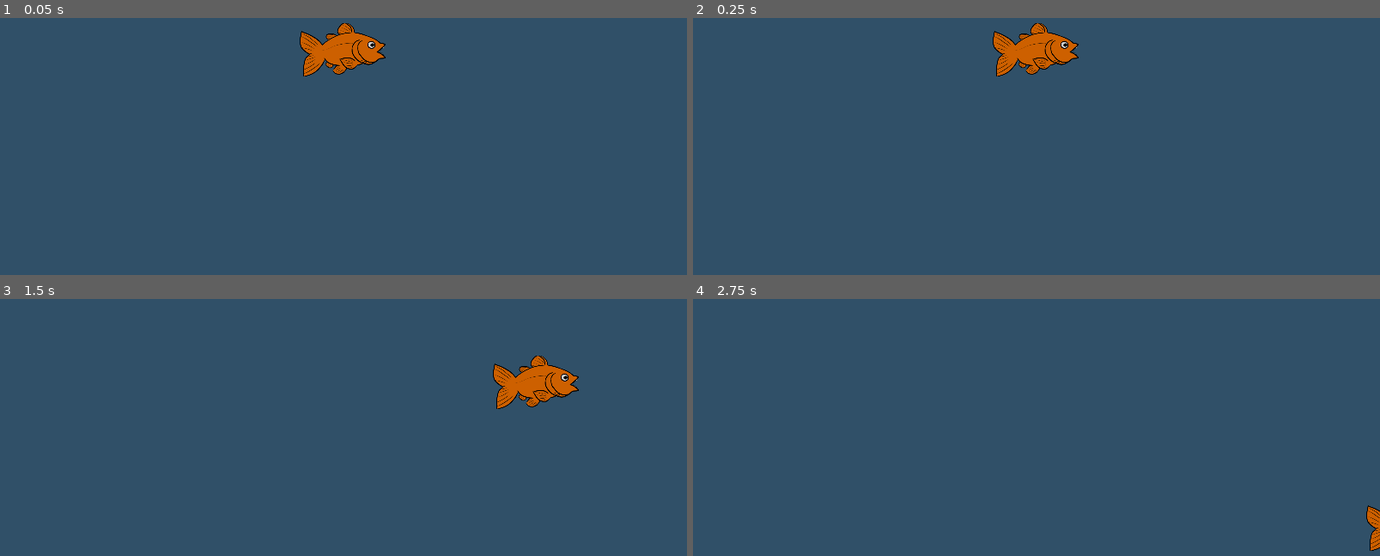
Above: before the commit, frames 1-4 (two rows, left to right).
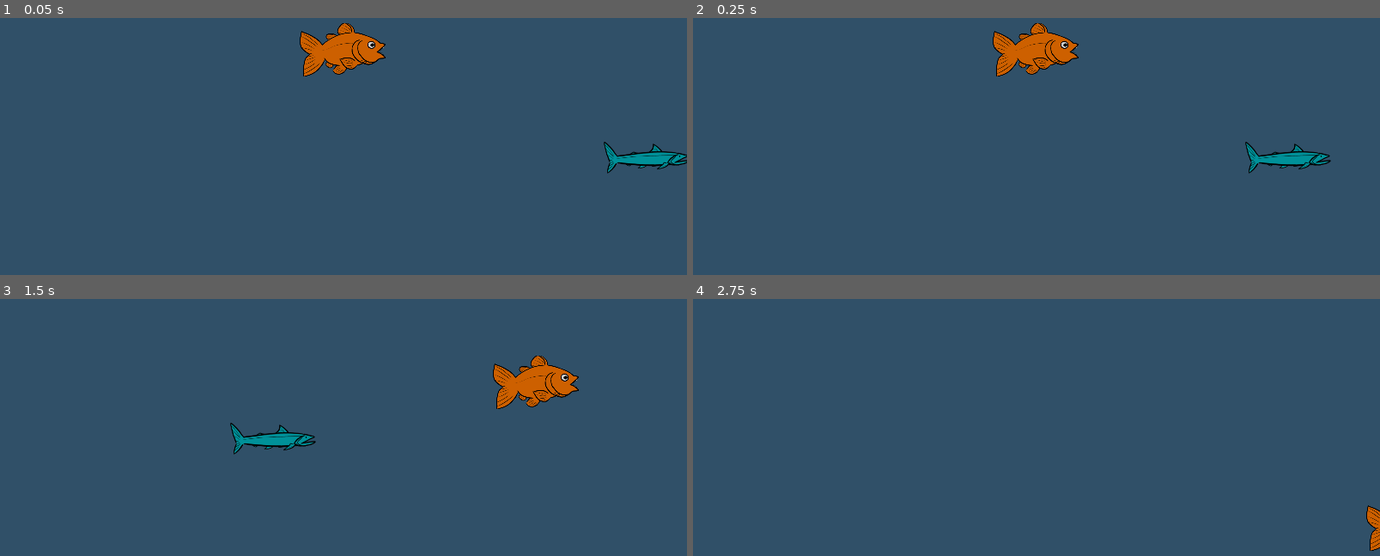
Above: after the commit, the same moments.

Repository: CatNine9/FishGame
Game: Godot game, scene res://Levels/Main.tscn
The game is run twice, just before and just after one commit, with the same random seed, the same clock (stepped at 60 frames per second) and the same inputs.
Inputs:
- Up to frame 1 (0.05 s): no input
- Up to frame 2 (0.25 s): no input
- Up to frame 3 (1.5 s): hold Right (ui_right) 0.53-1.28 s; hold Down (ui_down) from 1.28 s (still down)
- Up to frame 4 (2.75 s): release Down (ui_down) at 2.03 s; hold Right (ui_right) from 2.03 s (still down)

The runs differ from the first frame. In frame 1, 0.7% of the frame differs, in the area x 87-100%, y 48-61%; in frame 2, 0.7%, in the area x 80-93%, y 48-61%; in frame 3, 0.7%; in frame 4, nothing differs.

Commit message:
Fixed enemy not moving on testing

Diff:
--- a/FishGame/Fish/Enemy.gd
+++ b/FishGame/Fish/Enemy.gd
@@ -1,4 +1,6 @@
 extends CharacterBody2D
+
+
 
 @export var SPEED = 300.0
 
@@ -8,7 +10,7 @@
 
 func _process(delta):
 	if spawn_side == "Left":
-		move_toward(velocity.x, 0, SPEED)
+		velocity.x = 1 * SPEED
 	else:
-		move_toward(velocity.y, 0, SPEED)
+		velocity.x = -1 * SPEED
 	move_and_slide()
--- a/FishGame/Levels/Main.tscn
+++ b/FishGame/Levels/Main.tscn
@@ -1,10 +1,14 @@
-[gd_scene load_steps=3 format=3 uid="uid://bfg7ame4n0wbj"]
+[gd_scene load_steps=4 format=3 uid="uid://bfg7ame4n0wbj"]
 
 [ext_resource type="PackedScene" uid="uid://rffmu5nc3g5s" path="res://Fish/Player.tscn" id="1_cvetj"]
 [ext_resource type="Script" path="res://Levels/Main.gd" id="1_x3kem"]
+[ext_resource type="PackedScene" uid="uid://dmprrll3jk1rb" path="res://Fish/Enemy.tscn" id="3_djhdl"]
 
 [node name="Level" type="Node2D"]
 script = ExtResource("1_x3kem")
 
 [node name="Player" parent="." instance=ExtResource("1_cvetj")]
 position = Vector2(399, 180)
+
+[node name="Enemy" parent="." instance=ExtResource("3_djhdl")]
+position = Vector2(768, 307)
